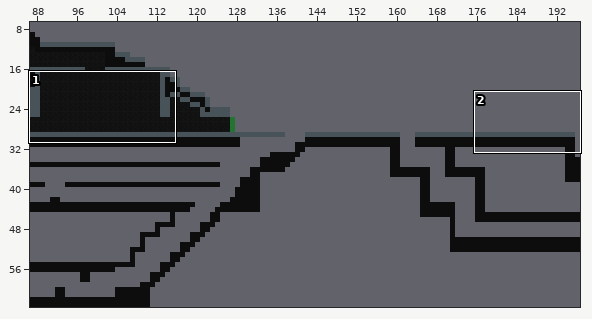
One commit to this Tiled map: loopopera/assets/src/level.tmx. Above: a wide view before the commit, with the close-up outlined.
Close-up. Before:
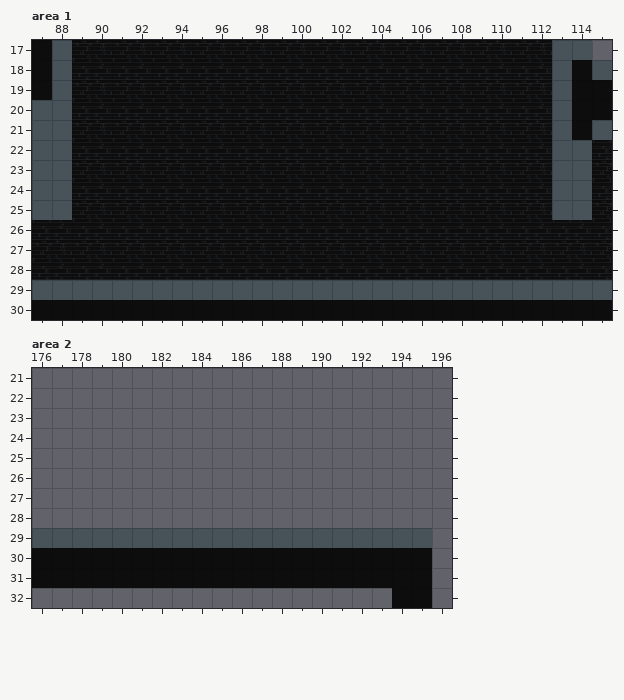
Cells are 50x50 px. Shown: area 1 x 87..115, y 17..30; area 2 x 176..196, y 21..32. The commit also changed other parts of the map, which this record leaves out. Tiles whose own drawing changed are shown in their newer look in all pictures.
The result:
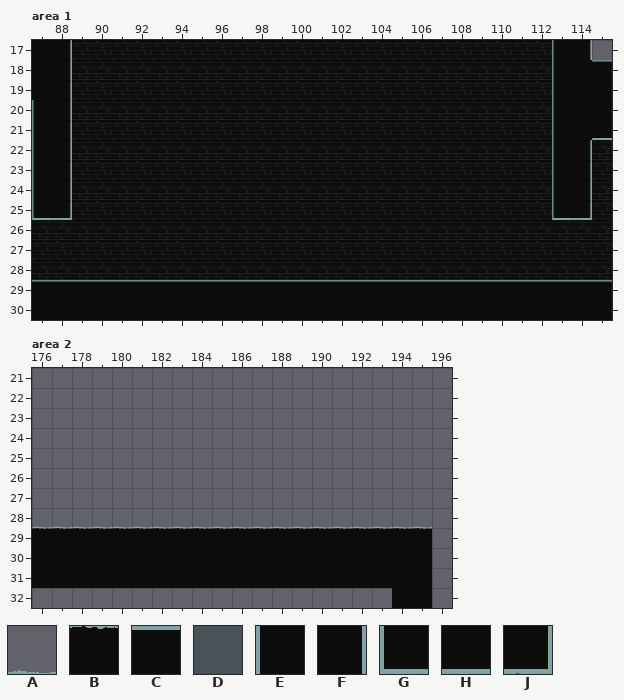
Key: from "tiles": A 12, B 22, C 26, D 32, E 35, F 37, G 45, H 46, J 47.
_ is an empty cell.
Changes in this commit:
Layer "Copy of Tile Layer 1", area 1:
y 17: x 88 D -> F; x 113..114 DD -> EF
y 18: x 88 D -> F; x 113 D -> E; x 115 D -> C
y 19: x 88 D -> F; x 113 D -> E
y 20: x 87..88 DD -> EF; x 113 D -> E
y 21: x 87..88 DD -> EF; x 113 D -> E; x 115 D -> H
y 22..24: x 87..88 DD -> EF; x 113..114 DD -> EF
y 25: x 87..88 DD -> GJ; x 113..114 DD -> GJ
y 29: x 87..115 DDDDDDDDDDDDDDDDDDDDDDDDDDDDD -> CCCCCCCCCCCCCCCCCCCCCCCCCCCCC
Layer "Copy of Tile Layer 1", area 2:
y 28: x 176..195 ____________________ -> AAAAAAAAAAAAAAAAAAAA
y 29: x 176..195 DDDDDDDDDDDDDDDDDDDD -> BBBBBBBBBBBBBBBBBBBB
Changed places in both close-ups, as pixel boxes (x1, y1, x2, y2):
changed: (32, 40, 72, 220)
changed: (552, 40, 612, 220)
changed: (32, 280, 612, 300)
changed: (32, 526, 432, 548)
